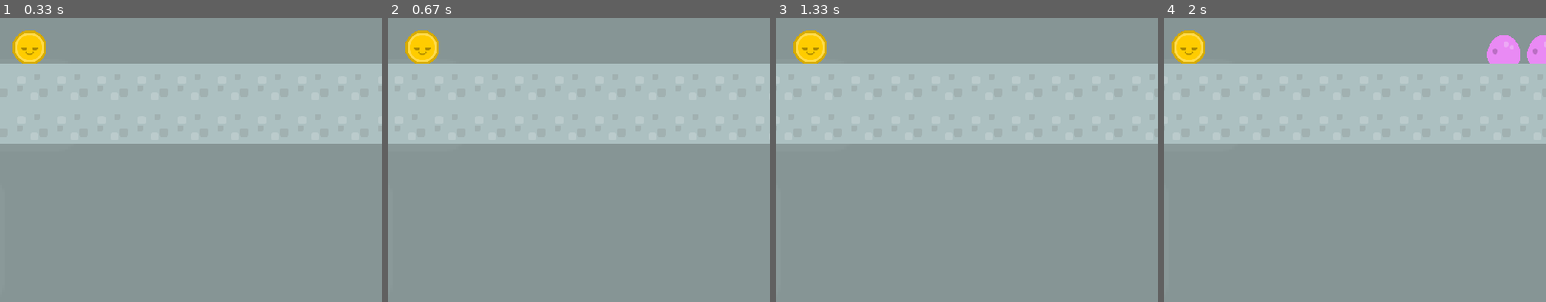
Above: before the commit, frames 1-4 (left to right).
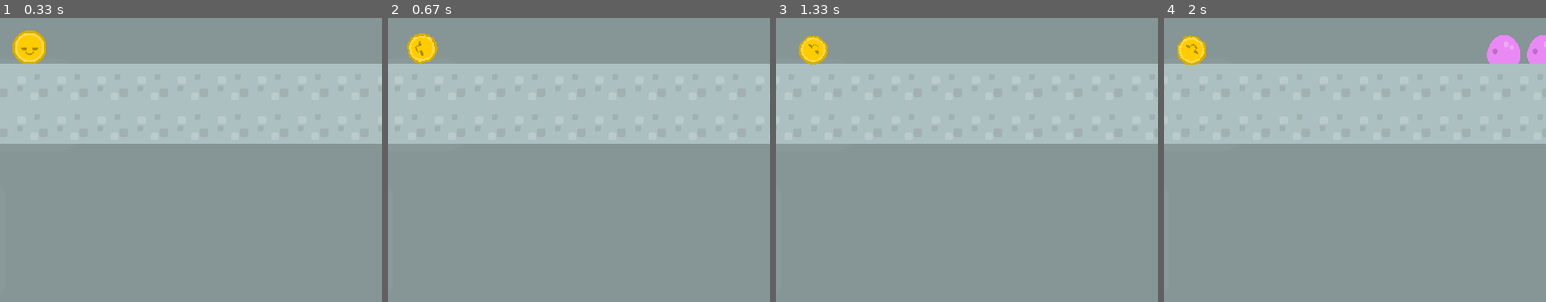
Above: after the commit, the same moments.

Repository: Shaker-Z/ProjectPygame
Game: pygame game, started from Project PyGame/game.py
Two runs of this game, one before a commit and one after it. Both use one fixed random seed, a clock stepped at 60 frames per second and the inputs below.
Inputs:
- Up to frame 1 (0.33 s): no input
- Up to frame 2 (0.67 s): hold Right from 0.33 s (still down)
- Up to frame 3 (1.33 s): release Right at 0.8 s; hold Right 0.83-1.13 s; hold Right from 1.17 s (still down)
- Up to frame 4 (2 s): release Right at 1.63 s; hold Left from 1.67 s (still down)
The pictures show only the part of the screen within x 46-96%, y 49-98%; the shares and areas given below are measured in that part.

Frame 1 is identical in both runs. In frame 2, 0.5% of the frame differs, in the area x 4-14%, y 4-17%; in frame 3, 0.6%; in frame 4, 0.6%, in the area x 2-11%, y 4-17%.

Commit message:
kolobok rotating now

Diff:
--- a/Project PyGame/player.py
+++ b/Project PyGame/player.py
@@ -16,8 +16,10 @@
         self.start_pos = (x, y)
         # self.image = pygame.Surface((WIDTH, HEIGHT))
         # self.image.fill(pygame.Color(COLOR))
-        self.image = pygame.transform.scale(pygame.image.load('data/enemys/alienYellow_badge1.png').convert(),
-                                            (WIDTH, HEIGHT))
+        self.original_image = pygame.transform.scale(pygame.image.load('data/enemys/alienYellow_badge1.png').convert(),
+                                                     (WIDTH, HEIGHT))
+        self.image = self.original_image
+        self.angle = 0
         self.image.set_colorkey((0, 0, 0))
         self.rect = pygame.Rect(x, y, WIDTH, HEIGHT)
         self.yvel = 0
@@ -30,9 +32,25 @@
                 self.yvel = -JUMP_POWER
         if left:
             self.xvel = -MOVE_SPEED
+            self.angle += 4 % 360
+            if 20 <= abs(self.angle) <= 70 or 110 <= abs(self.angle) <= 160 or \
+                    200 <= abs(self.angle) <= 250 or 290 <= abs(self.angle) <= 340:
+                self.image = pygame.transform.scale(pygame.transform.rotate(self.original_image, self.angle).convert(),
+                                                    (WIDTH + 6, HEIGHT + 6))
+            else:
+                self.image = pygame.transform.scale(pygame.transform.rotate(self.original_image, self.angle).convert(),
+                                                    (WIDTH, HEIGHT))
 
         if right:
             self.xvel = MOVE_SPEED
+            self.angle -= 4 % 360
+            if 20 <= abs(self.angle) <= 70 or 110 <= abs(self.angle) <= 160 or \
+                    200 <= abs(self.angle) <= 250 or 290 <= abs(self.angle) <= 340:
+                self.image = pygame.transform.scale(pygame.transform.rotate(self.original_image, self.angle).convert(),
+                                                    (WIDTH + 6, HEIGHT + 6))
+            else:
+                self.image = pygame.transform.scale(pygame.transform.rotate(self.original_image, self.angle).convert(),
+                                                    (WIDTH, HEIGHT))
         if not (left or right):
             self.xvel = 0
         if not self.onGround:
